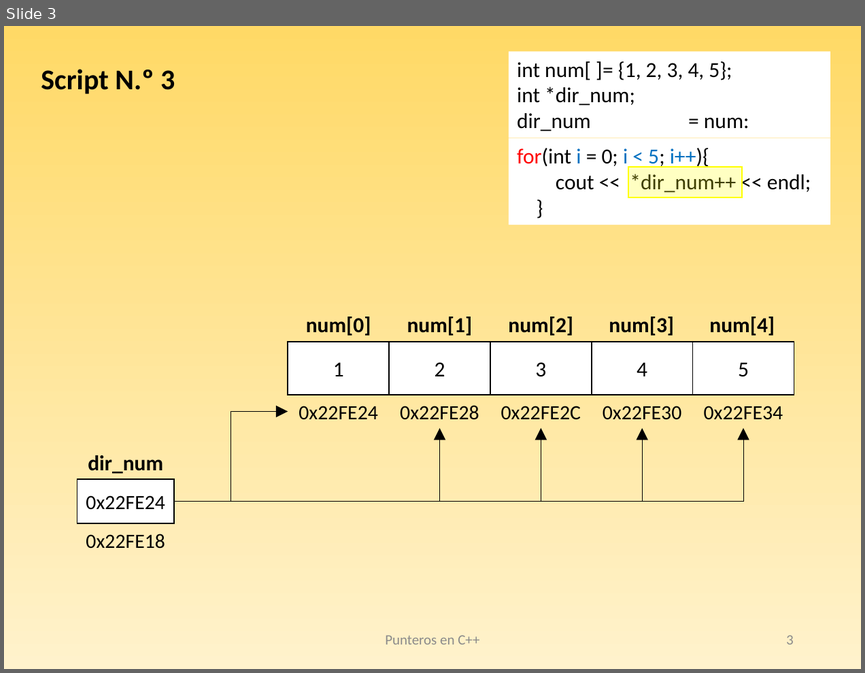
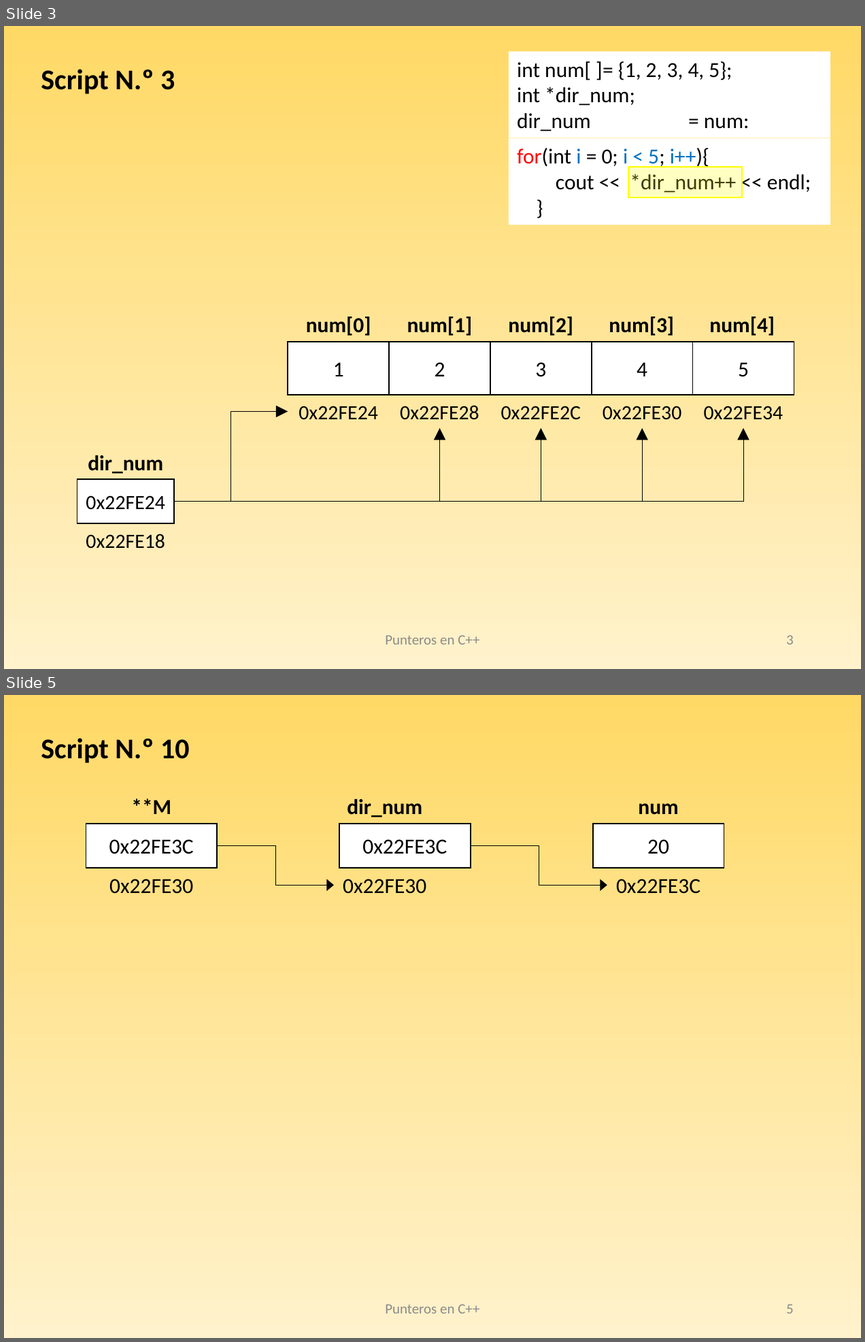
Before and after one commit to danse1434/Aprendizaje_Cpp, a slide deck: M6_Punteros/Punteros.pptx. Shown one above the other, each under a label of ours: slide 3 before the commit, slides 3 and 5 after it; the slides between them are not shown. The pictures are 865x673 and 865x1342 pixels, drawn with LibreOffice and Linux fonts; fonts in the diff are those of the drawing. Boxes give left, top, right and bottom in pixels: in the first picture for what was removed or moved away, otherwise in the second. Text is boxed around its words. In the diff, an @@ line names an element or a change of style, - is before the commit and + after.

```diff
--- a/M6_Punteros/Punteros.pptx
+++ b/M6_Punteros/Punteros.pptx
@@ slide 5 added at <box>4,695,861,1338</box>, background gradient #FFD966 to #FFF2CC @@
@@ text added at <box>41,738,190,763</box>, 24 pt, text #000000, bold @@
+Script N.º 10
@@ text added at <box>131,798,171,814</box>, 18 pt, text #000000, bold @@
+**M
@@ text added at <box>347,799,422,817</box>, 18 pt, text #000000, bold @@
+dir_num
@@ text added at <box>638,803,678,815</box>, 18 pt, text #000000, bold @@
+num
@@ rectangle added at <box>86,824,218,868</box>, fill #FFFFFF, outline #000000 1 pt, 18 pt, text #000000 @@
+0x22FE3C
@@ rectangle added at <box>339,824,470,868</box>, fill #FFFFFF, outline #000000 1 pt, 18 pt, text #000000 @@
+0x22FE3C
@@ rectangle added at <box>593,824,723,868</box>, fill #FFFFFF, outline #000000 1 pt, 18 pt, text #000000 @@
+20
@@ elbow arrow added from (218, 846) to (334, 885), #000000 0.5 pt @@
@@ elbow arrow added from (470, 846) to (607, 885), #000000 0.5 pt @@
@@ text added at <box>109,879,193,894</box>, 18 pt, text #000000 @@
+0x22FE30
@@ text added at <box>343,879,426,894</box>, 18 pt, text #000000 @@
+0x22FE30
@@ text added at <box>616,879,700,894</box>, 18 pt, text #000000 @@
+0x22FE3C
@@ text added at <box>385,1304,479,1313</box>, 12 pt, text #8C8C8C @@
+Punteros en C++
@@ page number added at <box>786,1304,793,1313</box>, 12 pt, text #8C8C8C @@
+5
```
Also in this commit, not shown: 1 other slide added, 27 other files.
